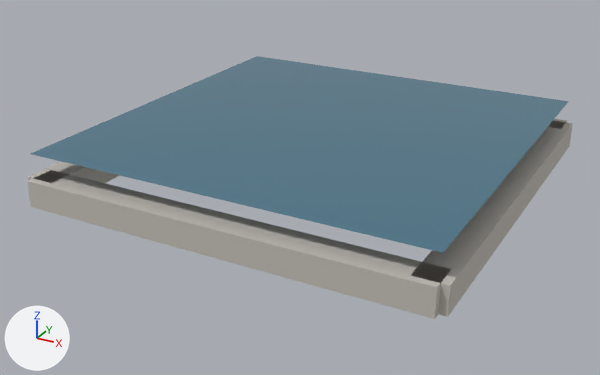
What one commit did to the glTF model assets/models/water_surface.glb.
One viewpoint serves both versions: a camera (50 mm lens) standing at (3.56, -6.93, 3.24) and looking at (-0.12, -0.24, -0.1). The lights are fixed; the arrows at lower left show +X, +Y and +Z. The older version comes first.

Names of what the first picture shows: 'WaterSurface'.
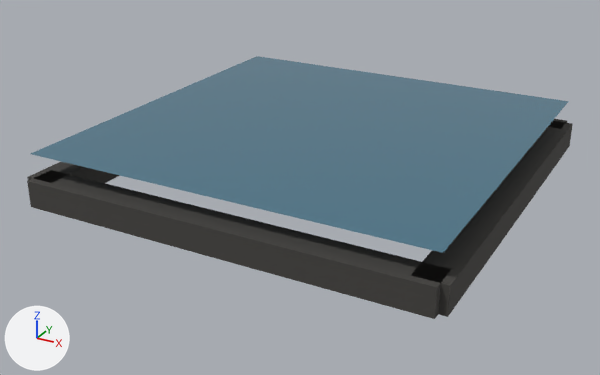
The change, as a diff of the scene's bpy script:
```diff
--- a/assets/models/water_surface.glb.py
+++ b/assets/models/water_surface.glb.py
@@ mat_m_mortar @@
 mat_m_mortar = principled_material('M_Mortar')
-mat_m_mortar.base_color = (0.55, 0.52, 0.47)  # light grey #c4bfb6
+mat_m_mortar.base_color = (0.06, 0.057, 0.052)  # dark grey #454440
 mat_m_mortar.roughness = 0.88
```

Where the change shows, as pixel boxes [x1, y1, x2, y2] in the pictures (600 x 375 px):
'WaterSurface', recoloured (light grey to dark grey)
    both: [27, 116, 573, 319]
